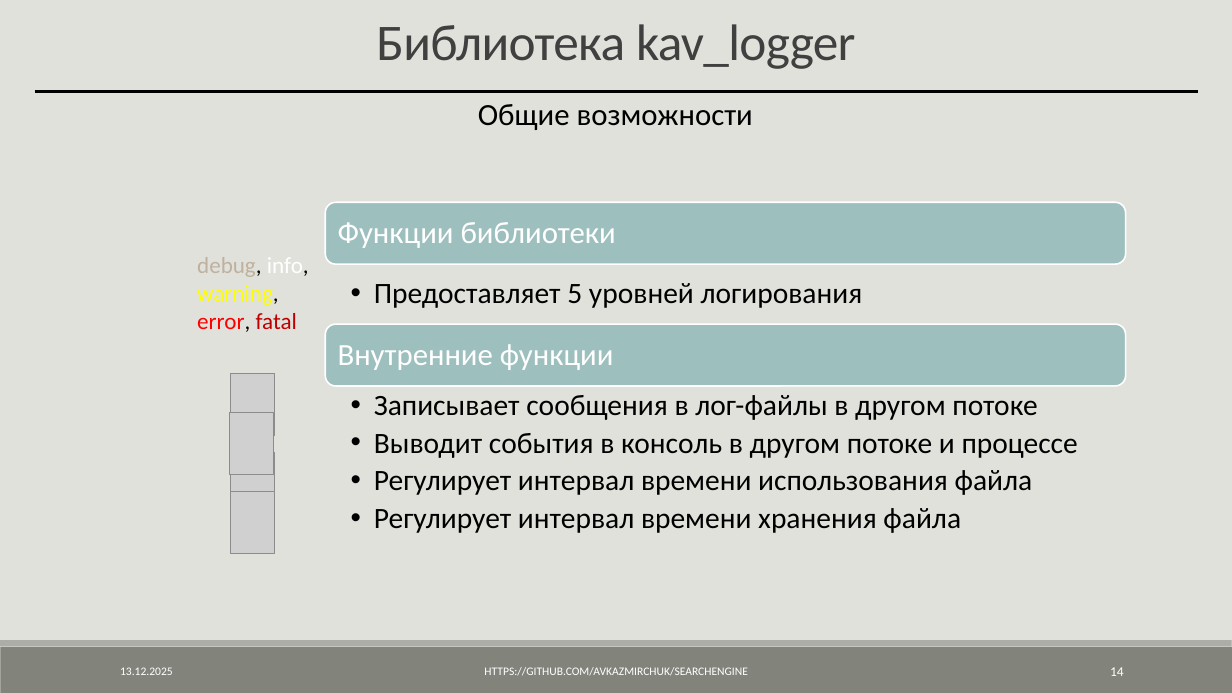
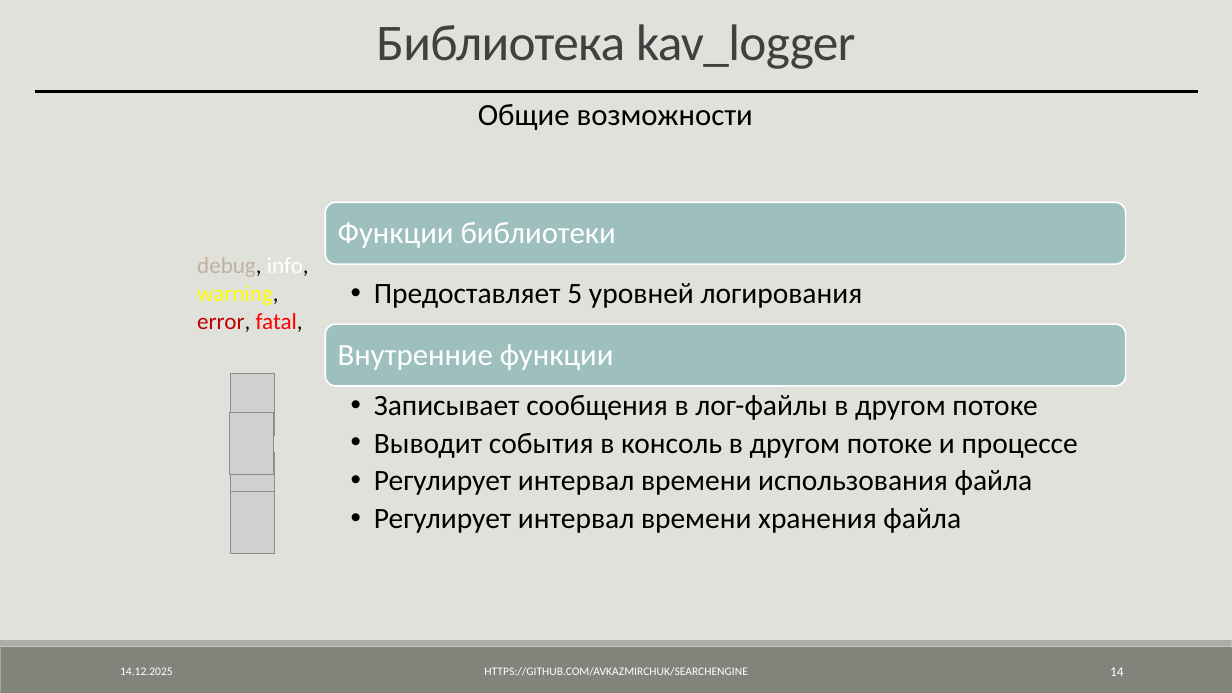
Before and after one commit to AVKazmirchuk/SearchEngine, a slide deck: slide 14 of presentation/защита.pptx. Drawn at 1232x693 pixels with LibreOffice and Linux fonts; fonts in the diff are those of the drawing; grey boxes stand for pictures. Boxes give left, top, right and bottom in pixels: in the first picture for what was removed or moved away, otherwise in the second. Text is boxed around its words. In the diff, an @@ line names an element or a change of style, - is before the commit and + after.

```diff
--- a/presentation/защита.pptx
+++ b/presentation/защита.pptx
@@ text at [197, 313, 303, 332]: text changed; text colour #FF0000 to #C00000 @@
-error, fatal
+error, fatal,
@@ text at [120, 667, 173, 675]: text changed @@
-13.12.2025
+14.12.2025
```
Also in this commit, not shown: 25 other slides changed, 8 other files.
